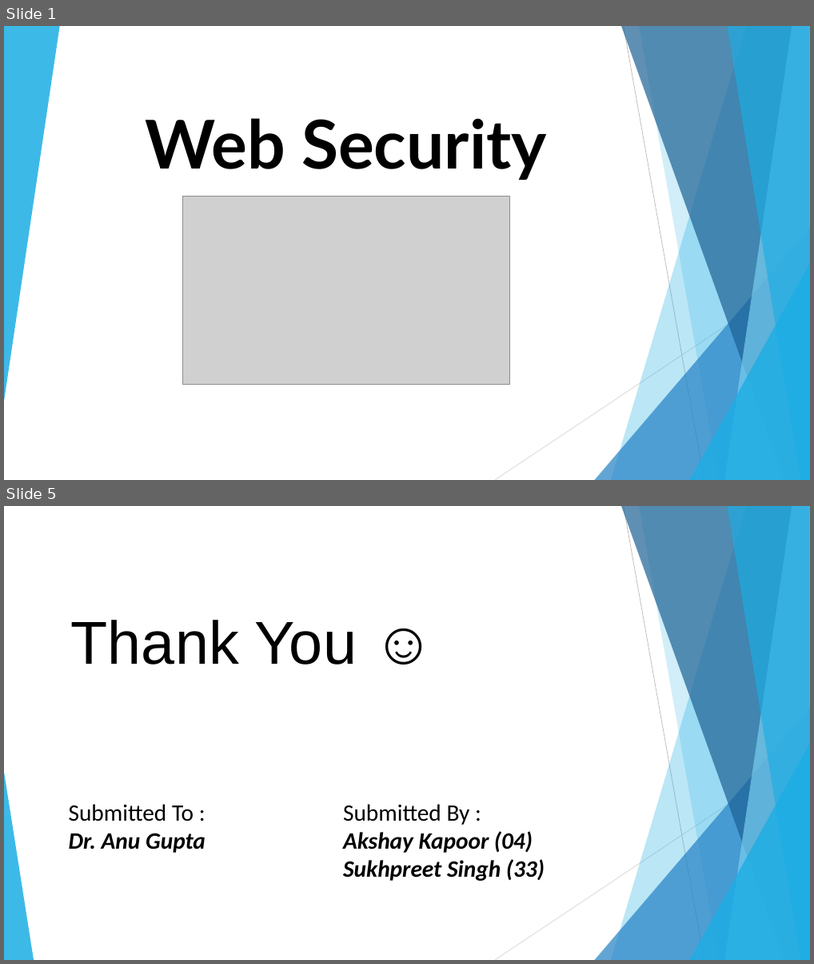
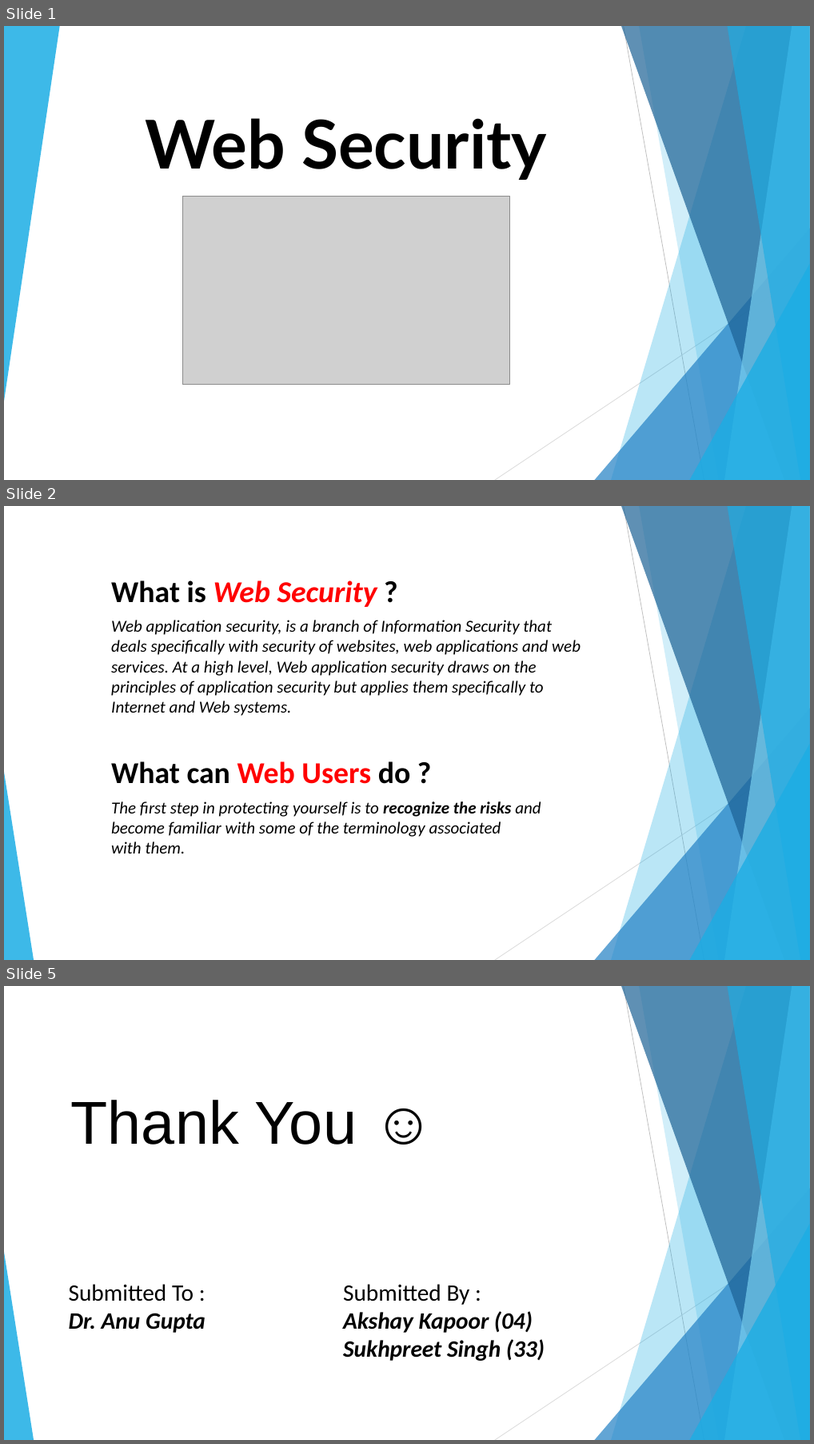
Before and after one commit to tHe-AK/Web-Security-Seminar, a slide deck: Web Security.pptx. Shown one above the other, each under a label of ours: slides 1 and 5 before the commit, slides 1, 2 and 5 after it; the slides between them are not shown. The pictures are 814x964 and 814x1444 pixels, drawn with LibreOffice and Linux fonts; fonts in the diff are those of the drawing; grey boxes stand for pictures. Boxes give left, top, right and bottom in pixels: in the first picture for what was removed or moved away, otherwise in the second. Text is boxed around its words. In the diff, an @@ line names an element or a change of style, - is before the commit and + after.

Commit message:
updates

```diff
--- a/Web Security.pptx
+++ b/Web Security.pptx
@@ slide 2 added at (4, 506, 810, 960), background #FFFFFF; not listed: 10 template elements that a slide beside it also shows @@
@@ text added at (111, 580, 378, 607), 36 pt, text #FF0000, bold, italic @@
+What is Web Security ?
@@ text added at (111, 620, 581, 716), 20 pt, text #000000, italic @@
+Web application security, is a branch of Information Security that deals specifically with security of websites, web applications and web services. At a high level, Web application security draws on the principles of application security but applies them specifically to Internet and Web systems.
@@ text added at (111, 761, 411, 784), 36 pt, text #000000, bold @@
+What can Web Users do ?
@@ text added at (111, 801, 541, 853), 20 pt, text #000000, italic @@
+The first step in protecting yourself is to recognize the risks and become familiar with some of the terminology associated
+with them.
```
Also in this commit, not shown: 1 other slide added, 2 slides removed.
